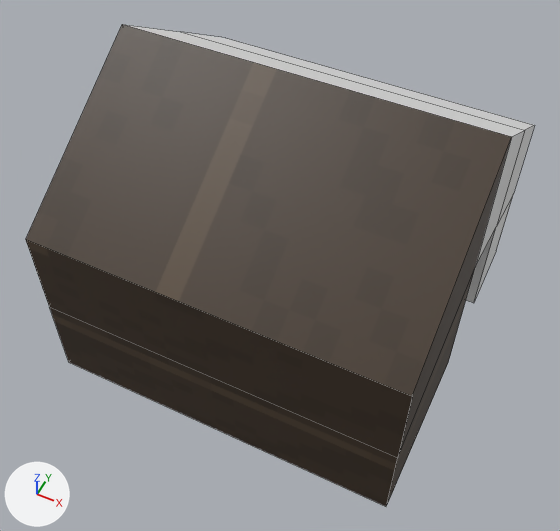
A saved change to the Blender file gfx/models/structures/house-1/house.blend.
Before and after are seen from a 50 mm lens placed at (4.04, -8.77, 11.76), pointed at (0.07, -0.81, 1.82). Arrows for +X, +Y and +Z are at lower left; the lights stay in place. Mesh edges are drawn as thin lines.

The scene before the commit, as lines of its bpy script (objects in view):
```python
me_cube_001 = bpy.data.meshes.new('Cube.001')
me_cube_001.from_pydata(...)  # 12 vertices, 9 faces; spans x -1.0..1.0, y -1.0..0.0, z -0.04..1.64
me_cube_001.materials.append(mat_diffuse)  # picture img_diffuse_png
me_cube_002 = bpy.data.meshes.new('Cube.002')
me_cube_002.from_pydata(...)  # 12 vertices, 9 faces; spans x -1.0..1.0, y 0.5..1.0, z -0.04..1.32
me_cube_003 = bpy.data.meshes.new('Cube.003')
me_cube_003.from_pydata([(-1.0, 0.0, 1.64), (1.0, 0.0, 1.64), (-1.0, 0.5, 1.32), (1.0, 0.5, 1.32), (1.0, 0.0, 0.8), (-1.0, 0.0, 0.8), (1.0, 0.5, 0.64), (-1.0, 0.5, 0.64)], [], [(3, 2, 0, 1), (6, 3, 1, 4), (5, 0, 2, 7), (5, 7, 6, 4)])
ob_cube = bpy.data.objects.new('Cube', me_cube_001)
ob_cube.location = (0.0, 0.0, 0.0)
ob_cube.scale = (3.14, 3.14, 3.14)
ob_cube_001 = bpy.data.objects.new('Cube.001', me_cube_002)
ob_cube_001.location = (0.0, 0.0, 0.0)
ob_cube_001.scale = (3.14, 3.14, 3.14)
ob_cube_002 = bpy.data.objects.new('Cube.002', me_cube_003)
ob_cube_002.location = (0.0, 0.0, 0.0)
ob_cube_002.scale = (3.14, 3.14, 3.14)
```
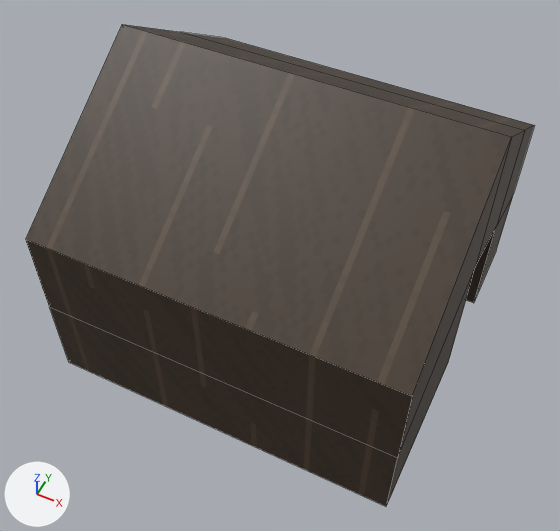
Pixel boxes [x1, y1, x2, y2] of what changed, in the pictures (560 x 531 px):
'Cube.002', recoloured: [126, 25, 525, 267] in both
'Cube.001', recoloured: [182, 32, 534, 303] in both

The change in detail:
me_cube_002 has 12 vertices, 9 faces and spans x -1.0..1.0, y 0.5..1.0, z -0.04..1.32.
me_cube_002 now uses material mat_diffuse (picture img_diffuse_png).
me_cube_003 has 8 vertices, 4 faces and spans x -1.0..1.0, y 0.0..0.5, z 0.64..1.64.
me_cube_003 now uses material mat_diffuse (picture img_diffuse_png).
